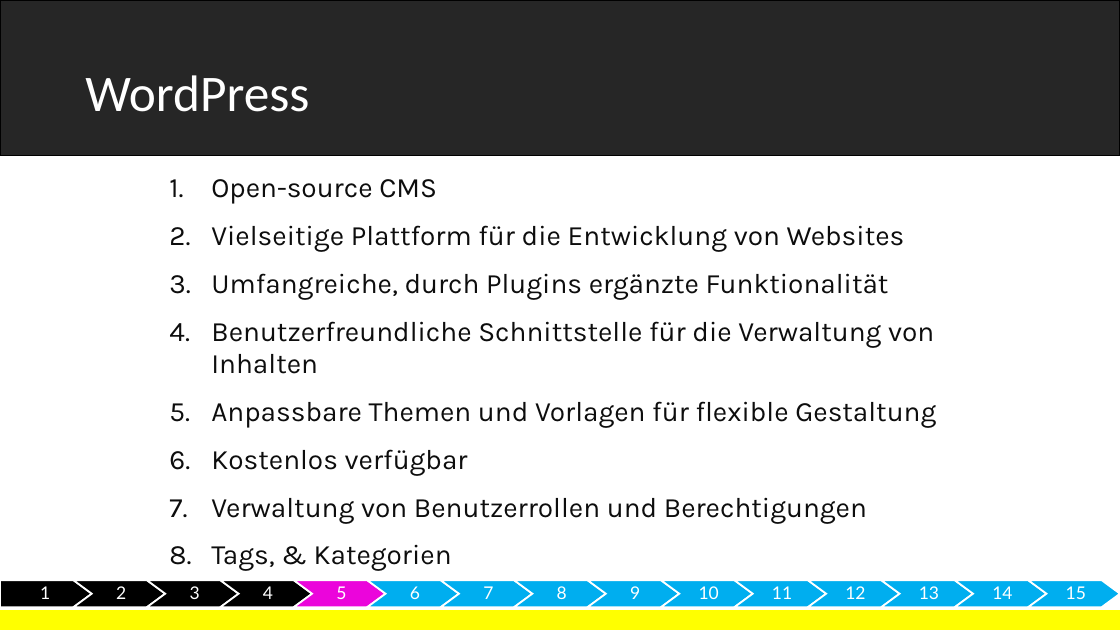
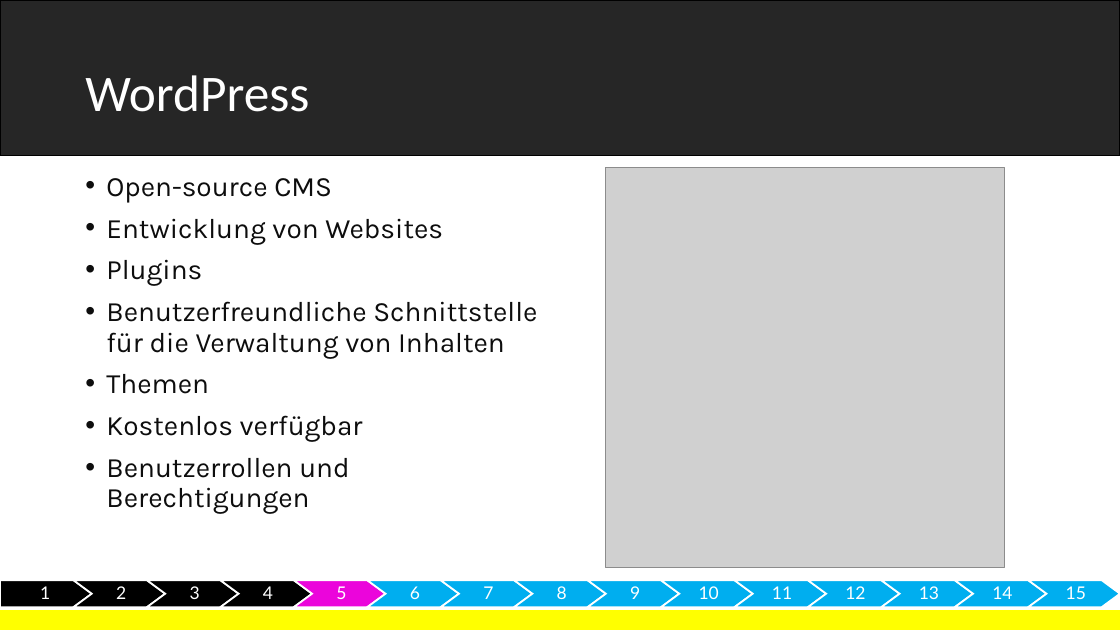
Before and after one commit to gregorio-pirolini/markdown, a slide deck: slide 6 of MeinProjekt16-9.pptx (slide 5 before the commit). Drawn at 1120x630 pixels with LibreOffice and Linux fonts; fonts in the diff are those of the drawing; grey boxes stand for pictures; background and template pictures are left out. Boxes give left, top, right and bottom in pixels: in the first picture for what was removed or moved away, otherwise in the second. Text is boxed around its words. In the diff, an @@ line names an element or a change of style, - is before the commit and + after.

```diff
--- a/MeinProjekt16-9.pptx
+++ b/MeinProjekt16-9.pptx
@@ text at [106,178,537,442]: bullet 1. to •; line spacing 0.97 to 0.9; less space between paragraphs @@
@@ picture added at [605,168,1005,568] @@
@@ text at [106,218,443,286]: text changed @@
-    2. Vielseitige Plattform für die Entwicklung von Websites
-    3. Umfangreiche, durch Plugins ergänzte Funktionalität
+    • Entwicklung von Websites
+    • Plugins
@@ text at [106,374,209,394]: text changed @@
-    5. Anpassbare Themen und Vorlagen für flexible Gestaltung
+    • Themen
@@ text at [106,458,349,514]: text changed @@
-    7. Verwaltung von Benutzerrollen und Berechtigungen
-    8. Tags, & Kategorien
+    • Benutzerrollen und Berechtigungen
```
Also in this commit, not shown: 5 other slides changed, 1 slide added, 2 other files.
